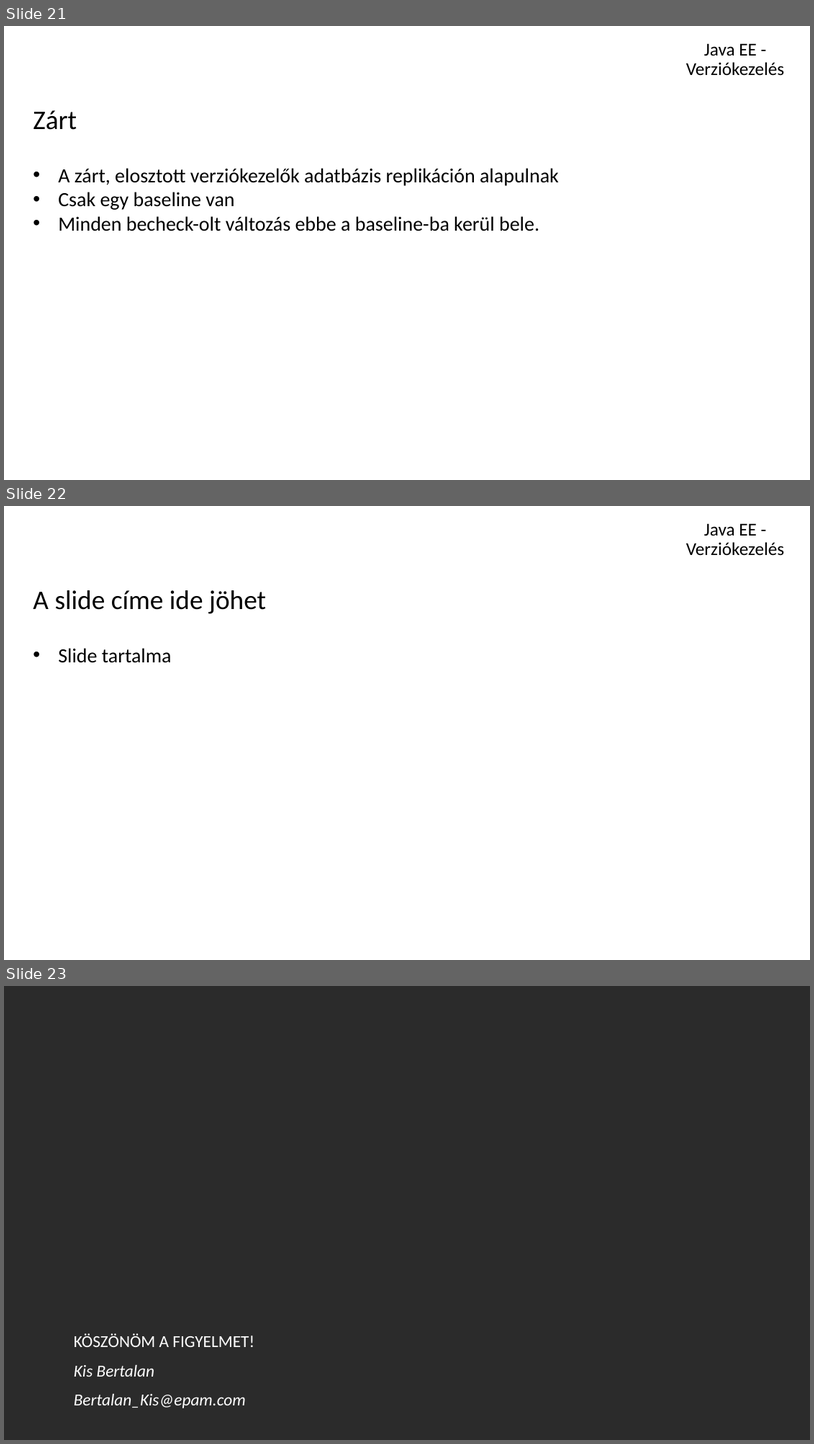
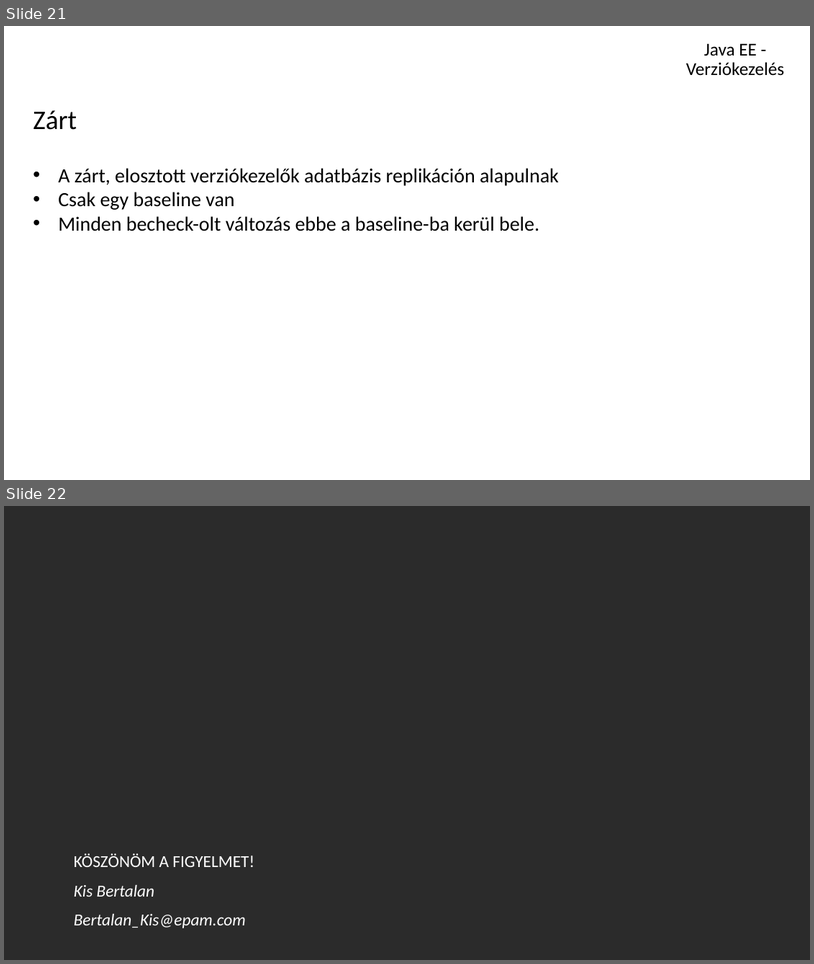
Before and after one commit to schonherz-java-ee-2015-autumn/training, a slide deck: documentation/Java training 01 - Version control.pptx. Shown one above the other, each under a label of ours: slides 21, 22 and 23 before the commit, slides 21 and 22 after it. The pictures are 814x1444 and 814x964 pixels, drawn with LibreOffice and Linux fonts; fonts in the diff are those of the drawing; background and template pictures are left out; a plain dark background stands for a picture behind light text. Boxes give left, top, right and bottom in pixels: in the first picture for what was removed or moved away, otherwise in the second. Text is boxed around its words. In the diff, an @@ line names an element or a change of style, - is before the commit and + after.

```diff
--- a/documentation/Java training 01 - Version control.pptx
+++ b/documentation/Java training 01 - Version control.pptx
@@ slide 22 removed at box(4, 506, 810, 960), background picture (left out) @@
@@ title removed at box(687, 523, 784, 555) @@
-Java EE - Verziókezelés
@@ subtitle removed at box(33, 590, 266, 614) @@
-A slide címe ide jöhet
@@ text removed at box(58, 648, 172, 663) @@
-• Slide tartalma
@@ what was slide 23 is now slide 22 @@
```
Also in this commit, not shown: 3 slides changed, 1 other file.
